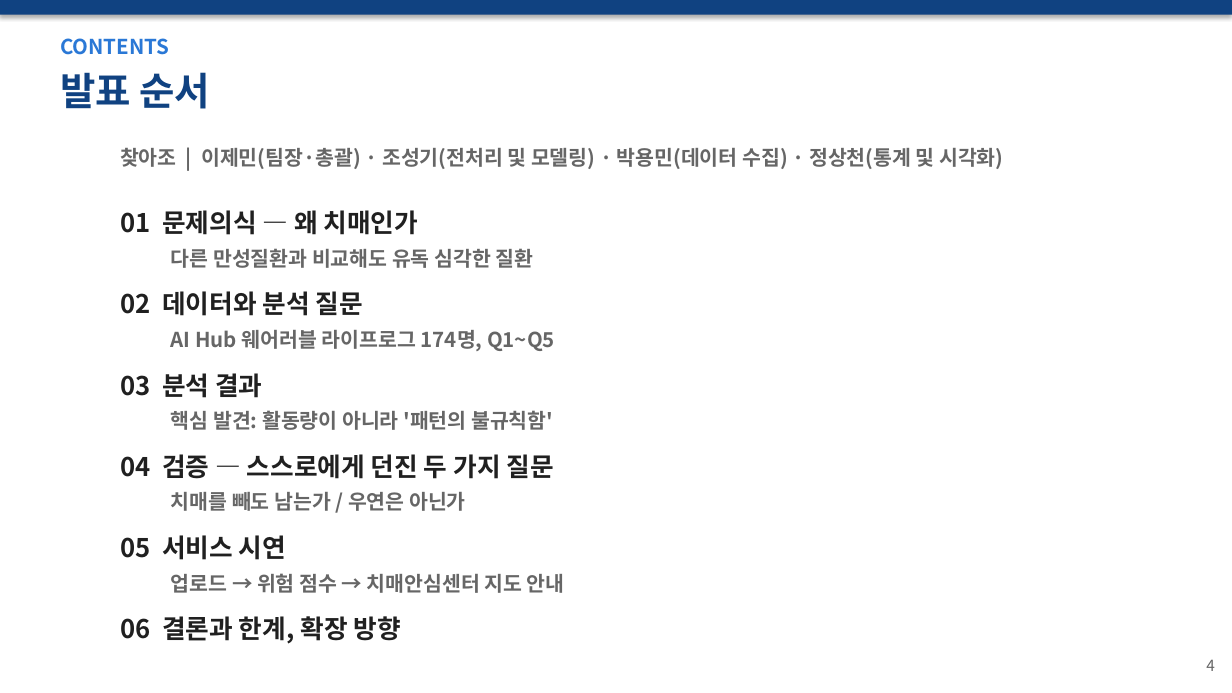
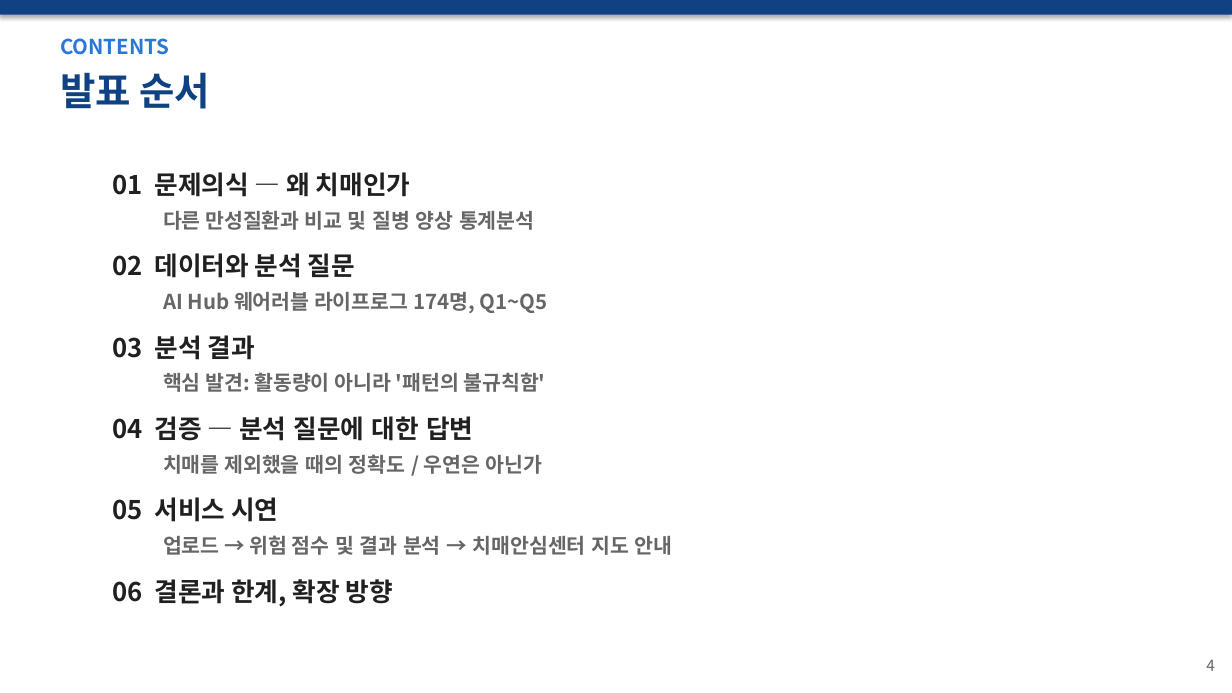
Before and after one commit to wpalswpa/dementia-screening, a slide deck: slide 4 of 발표자료_최종본_v6.pptx. Drawn at 1232x693 pixels with LibreOffice and Linux fonts; fonts in the diff are those of the drawing. Boxes give left, top, right and bottom in pixels: in the first picture for what was removed or moved away, otherwise in the second. Text is boxed around its words. In the diff, an @@ line names an element or a change of style, - is before the commit and + after.

Commit message:
발표자료: 11 전처리(문제-처리-이유), 14 Q2(비교 차트+선정이유 빌드업), 16 Q4(의심-검증-결과-조치) 재구성 + 폰트 재적용

```diff
--- a/발표자료_최종본_v6.pptx
+++ b/발표자료_최종본_v6.pptx
@@ text removed at (120, 148, 1003, 169) @@
-찾아조 | 이제민(팀장·총괄) · 조성기(전처리 및 모델링) · 박용민(데이터 수집) · 정상천(통계 및 시각화)
@@ text "01 문제의식 — 왜 치매인가": place and size @@
-text "01 문제의식 — 왜 치매인가" at (120, 210, 418, 235)
+text "01 문제의식 — 왜 치매인가" at (112, 172, 411, 197)
@@ text at (163, 210, 534, 230): text changed @@
-다른 만성질환과 비교해도 유독 심각한 질환
+다른 만성질환과 비교 및 질병 양상 통계분석
@@ text "02 데이터와 분석 질문": place and size @@
-text "02 데이터와 분석 질문" at (120, 291, 363, 316)
+text "02 데이터와 분석 질문" at (112, 253, 355, 278)
@@ text "AI Hub 웨어러블 라이프로그 174명, ...": place and size @@
-text "AI Hub 웨어러블 라이프로그 174명, ..." at (171, 330, 555, 351)
+text "AI Hub 웨어러블 라이프로그 174명, ..." at (163, 292, 547, 313)
@@ text "03 분석 결과": place and size @@
-text "03 분석 결과" at (120, 373, 262, 398)
+text "03 분석 결과" at (112, 335, 254, 360)
@@ text "핵심 발견: 활동량이 아니라 '패턴의 ...": place and size @@
-text "핵심 발견: 활동량이 아니라 '패턴의 ..." at (171, 410, 553, 430)
+text "핵심 발견: 활동량이 아니라 '패턴의 ..." at (163, 372, 546, 392)
@@ text at (112, 416, 473, 441): text changed @@
-04 검증 — 스스로에게 던진 두 가지 질문
+04 검증 — 분석 질문에 대한 답변
@@ text at (163, 454, 543, 474): text changed @@
-치매를 빼도 남는가 / 우연은 아닌가
+치매를 제외했을 때의 정확도 / 우연은 아닌가
@@ text "05 서비스 시연": place and size @@
-text "05 서비스 시연" at (120, 535, 286, 560)
+text "05 서비스 시연" at (112, 497, 278, 522)
@@ text at (163, 535, 673, 555): text changed @@
-업로드 → 위험 점수 → 치매안심센터 지도 안내
+업로드 → 위험 점수 및 결과 분석 → 치매안심센터 지도 안내
@@ text "06 결론과 한계, 확장 방향": place and size @@
-text "06 결론과 한계, 확장 방향" at (120, 616, 401, 644)
+text "06 결론과 한계, 확장 방향" at (112, 579, 393, 607)
```
Also in this commit, not shown: 11 other slides changed, 1 other file.
